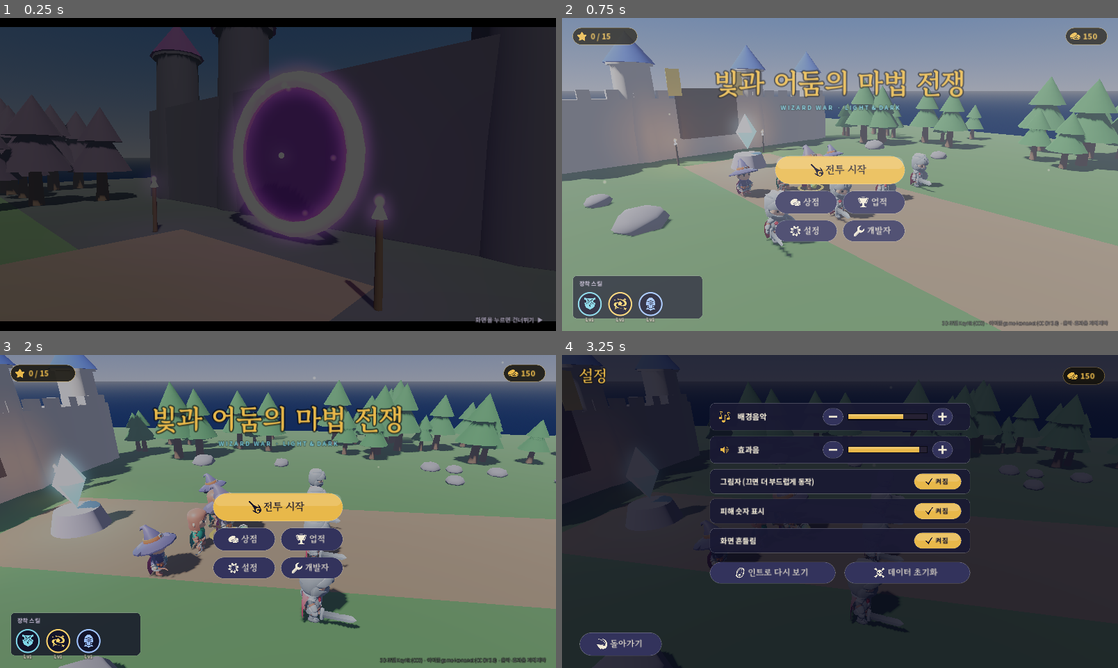
Above: before the commit, frames 1-4 (two rows, left to right).
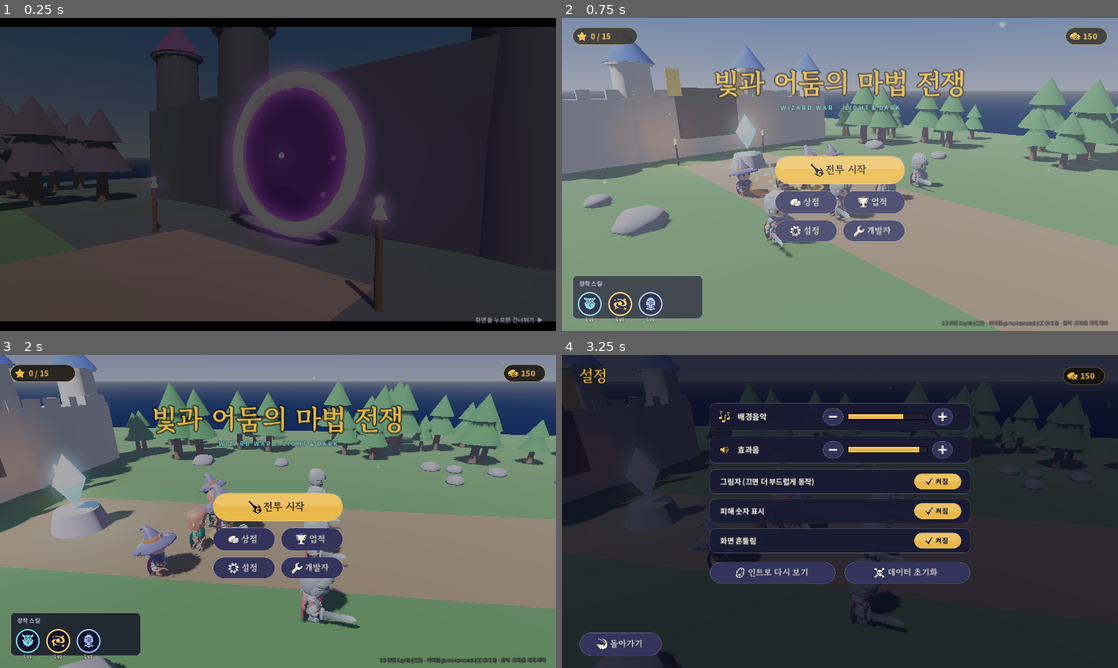
Above: after the commit, the same moments.

Repository: jinseoyoon212-bot/claude-code
Game: Godot game, scene res://main.tscn
Two runs of this game, one before a commit and one after it. Both use one fixed random seed, a clock stepped at 60 frames per second and the inputs below.
Inputs (mouse positions are in pixels of both pictures, inside the frame that each line leads up to):
- Up to frame 1 (0.25 s): no input
- Up to frame 2 (0.75 s): tap Enter at 0.5 s; move the mouse to (962, 158) at 0.52 s; hold D from 0.53 s (still down); hold J from 0.53 s (still down); click (962, 158) at 0.67 s
- Up to frame 3 (2 s): tap Space at 0.77 s; release D at 1.25 s; release J at 1.25 s; drag from (166, 527) to (250, 574) at 1.27 s
- Up to frame 4 (3.25 s): move the mouse to (895, 442) at 2.02 s; hold D 2.03-2.75 s; tap E at 2.1 s; click (895, 442) at 2.17 s; drag from (812, 574) to (673, 464) at 2.77 s

The runs differ from the first frame. In frame 1, less than 0.1% of the frame differs, in the area x 54-59%, y 55-63%; in frame 2, 0.5%, in the area x 0-100%, y 1-100%; in frame 3, less than 0.1%; in frame 4, less than 0.1%.

Commit message:
Web: tap-to-start gate so intro audio plays, shader warm-up, audio throttling, larger web audio buffer
Co-Authored-By: Claude Sonnet 5.5 <noreply@anthropic.com>
Claude-Session: https://claude.ai/code/session_01R9fLpr8s2v1crtvbbRGtbJ

Diff:
--- a/wizard-war-3d/audio.gd
+++ b/wizard-war-3d/audio.gd
@@ -8,6 +8,8 @@
 var pool: Array = []
 var pool_i := 0
 var last_play := {}
+var recent: Array = []
+const BIG := ["win", "lose", "boss", "impact", "wave", "nova", "explode", "meteor", "summon", "levelup"]
 var music_a: AudioStreamPlayer
 var music_b: AudioStreamPlayer
 var cur_music := ""
@@ -22,7 +24,7 @@
 		var s: AudioStreamOggVorbis = load("res://audio/%s.ogg" % n)
 		s.loop = true
 		streams[n] = s
-	for i in 14:
+	for i in 10:
 		var p := AudioStreamPlayer.new()
 		add_child(p)
 		pool.append(p)
@@ -42,6 +44,11 @@
 	var now := Time.get_ticks_msec()
 	if now - int(last_play.get(n, -1000)) < 45:
 		return
+	# 0.12초 안에 너무 많은 소리가 겹치면 작은 효과음은 건너뛴다 (웹은 소리 처리가 메인 스레드라 부담이 큼)
+	recent = recent.filter(func(tm): return now - tm < 120)
+	if recent.size() >= 4 and not BIG.has(n):
+		return
+	recent.append(now)
 	last_play[n] = now
 	var p: AudioStreamPlayer = pool[pool_i]
 	pool_i = (pool_i + 1) % pool.size()
--- a/wizard-war-3d/hud.gd
+++ b/wizard-war-3d/hud.gd
@@ -117,7 +117,7 @@
 
 func _draw() -> void:
 	clicks.clear()
-	if main == null or main.hero == null or main.state in ["intro", "title"]:
+	if main == null or main.hero == null or main.state in ["gate", "intro", "title"]:
 		return
 	_draw_world_ui()
 	if main.state != "play":
--- a/wizard-war-3d/main.gd
+++ b/wizard-war-3d/main.gd
@@ -231,6 +231,31 @@
 	menu.main = self
 	layer.add_child(menu)
 
+	if OS.has_feature("web") and not Save.audio_unlocked:
+		# 브라우저는 사용자가 한 번 누르기 전에는 소리를 막는다: 터치 후 인트로 시작
+		state = "gate"
+	elif Save.next_action == "start":
+		Save.next_action = ""
+		begin_battle()
+	elif Save.next_action != "":
+		state = "title"
+		menu.open_page(Save.next_action)
+		Save.next_action = ""
+		Sfx.music("music_title")
+	elif not Save.intro_seen:
+		begin_intro()
+	else:
+		state = "title"
+		Sfx.music("music_title")
+	_update_camera(1.0, true)
+	_warmup()
+
+
+func leave_gate() -> void:
+	## 첫 터치/클릭/키 입력: 오디오가 켜졌으니 인트로(또는 타이틀)를 시작한다
+	if state != "gate":
+		return
+	Save.audio_unlocked = true
 	if Save.next_action == "start":
 		Save.next_action = ""
 		begin_battle()
@@ -244,7 +269,20 @@
 	else:
 		state = "title"
 		Sfx.music("music_title")
-	_update_camera(1.0, true)
+
+
+func _warmup() -> void:
+	## 처음 쓰는 이펙트는 셰이더 컴파일 때문에 순간적으로 멈춰서 소리가 끊긴다.
+	## 대기 화면에서 미리 한 번씩 그려 둔다.
+	if Save.warmed:
+		return
+	Save.warmed = true
+	var p := Vector3(-17, 1.5, 4)
+	sparks(p, Color.WHITE, 3, 1.0, 0.4)
+	ring_effect(p, Color.WHITE, 0.3, 0.5, 0.4)
+	burst_effect(p, Color.WHITE)
+	beam_effect(p, p + Vector3(0, 0.6, 0), Color.WHITE)
+	spawn_meteor(p + Vector3(0, 0, 0), 0.0, 0.0)
 
 
 func _overlay(c: Color) -> StandardMaterial3D:
@@ -1002,7 +1040,7 @@
 	elif state == "win" or state == "lose":
 		end_t += delta
 		hero.loop_anim("Idle")
-	elif state == "title":
+	elif state == "title" or state == "gate":
 		hero.loop_anim("Idle")
 	for u in units:
 		u.tick(delta, active)
@@ -1511,7 +1549,7 @@
 		pos = r[0]
 		look = r[1]
 		snap = true
-	elif state == "title":
+	elif state == "title" or state == "gate":
 		var a := sin(t * 0.12) * 0.55
 		look = Vector3(-17, 1.6, 0)
 		pos = look + Vector3(sin(a) * 15.0, 6.5, cos(a) * 15.0)
@@ -1536,6 +1574,9 @@
 
 func _unhandled_input(ev: InputEvent) -> void:
 	if ev is InputEventKey and ev.pressed and not ev.echo:
+		if state == "gate":
+			leave_gate()
+			return
 		if state == "intro":
 			end_intro()
 			return
--- a/wizard-war-3d/menu.gd
+++ b/wizard-war-3d/menu.gd
@@ -49,6 +49,11 @@
 
 func _input(ev: InputEvent) -> void:
 	if main == null:
+		return
+	if main.state == "gate":
+		if (ev is InputEventScreenTouch and ev.pressed) or (ev is InputEventMouseButton and ev.pressed) or (ev is InputEventKey and ev.pressed):
+			main.leave_gate()
+			get_viewport().set_input_as_handled()
 		return
 	if main.state == "intro":
 		if (ev is InputEventScreenTouch and ev.pressed) or (ev is InputEventKey and ev.pressed):
@@ -234,6 +239,8 @@
 	if main == null or main.hero == null:
 		return
 	match main.state:
+		"gate":
+			_draw_gate()
 		"intro":
 			_draw_intro()
 		"title":
@@ -295,6 +302,18 @@
 		txt(f_disp, c + Vector2(0, 2), "빛과 어둠의 마법 전쟁", fs, Color(1.0, 0.75, 0.3, a * 0.12), HORIZONTAL_ALIGNMENT_CENTER, false)
 	txt(f_disp, c, "빛과 어둠의 마법 전쟁", fs, Color(C_GOLD, a), HORIZONTAL_ALIGNMENT_CENTER)
 	txt(f_bold, c + Vector2(0, 36 * scale_k), "W I Z A R D   W A R   ·   L I G H T  &  D A R K", int(14 * scale_k), Color(C_FROST, a * 0.9), HORIZONTAL_ALIGNMENT_CENTER)
+
+
+# ---------------- 시작 대기 (웹: 소리를 켜기 위한 첫 터치) ----------------
+func _draw_gate() -> void:
+	var s := size
+	draw_rect(Rect2(Vector2.ZERO, s), Color(0.02, 0.02, 0.08, 0.55))
+	_logo(Vector2(s.x / 2, s.y * 0.34), 1.0, 1.0)
+	var pulse := 0.65 + 0.35 * sin(main.t * 3.0)
+	icon("sound", Vector2(s.x / 2, s.y * 0.62), 44, Color(C_GOLD, pulse))
+	var msg := "화면을 눌러 시작" if touch_ui else "클릭하거나 아무 키나 누르세요"
+	txt(f_disp, Vector2(s.x / 2, s.y * 0.62 + 64), msg, 30, Color(C_INK, pulse), HORIZONTAL_ALIGNMENT_CENTER)
+	txt(f_body, Vector2(s.x / 2, s.y * 0.62 + 96), "소리가 나오니 볼륨을 확인하세요", 15, C_DIM, HORIZONTAL_ALIGNMENT_CENTER)
 
 
 # ---------------- 인트로 ----------------
--- a/wizard-war-3d/project.godot
+++ b/wizard-war-3d/project.godot
@@ -10,6 +10,10 @@
 config/icon="res://icon.svg"
 boot_splash/bg_color=Color(0.03, 0.03, 0.1, 1)
 boot_splash/show_image=false
+
+[audio]
+
+driver/output_latency.web=120
 
 [display]
 
--- a/wizard-war-3d/save.gd
+++ b/wizard-war-3d/save.gd
@@ -81,6 +81,8 @@
 # 실행 중에만 유지되는 값
 var next_action := ""
 var intro_seen := false
+var audio_unlocked := false   # 웹: 첫 터치/클릭 뒤에야 소리를 낼 수 있음
+var warmed := false           # 이펙트 셰이더 미리 컴파일 여부
 var cheats := {"god": false, "one_hit": false, "no_cd": false, "speed": 1}
 var touch_ui := false        # true면 터치 버튼·조이스틱, false면 키보드·마우스용 단축키 바
 var touch_device := false    # 기기가 터치 위주(휴대폰·태블릿)인지
